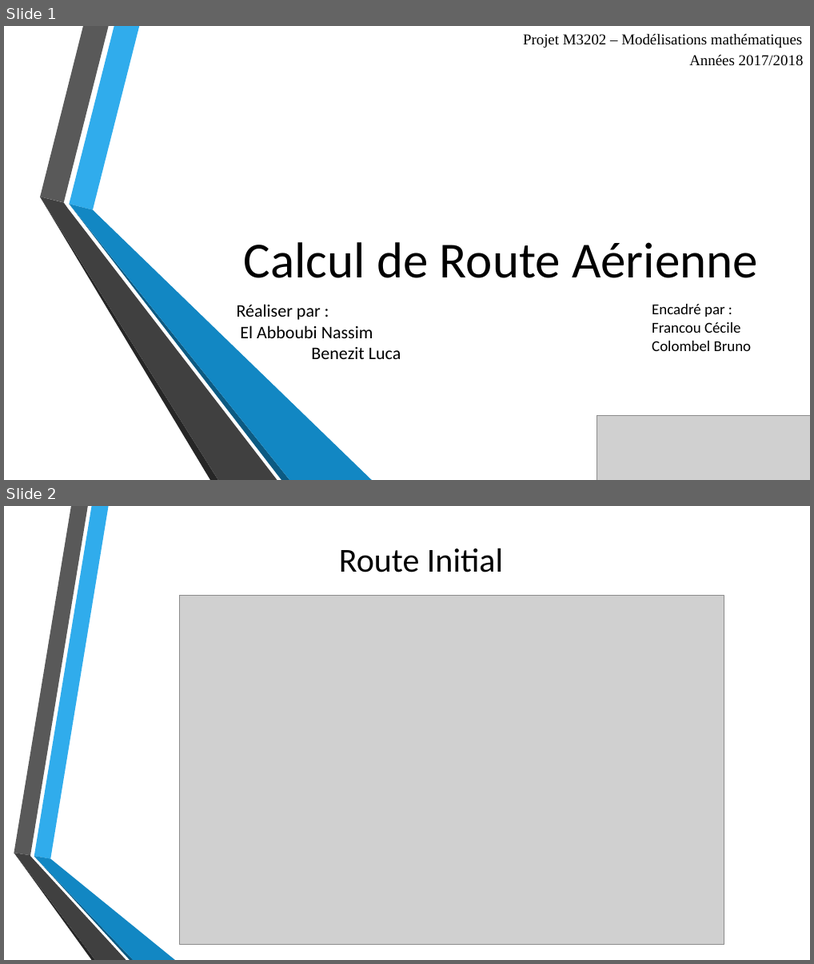
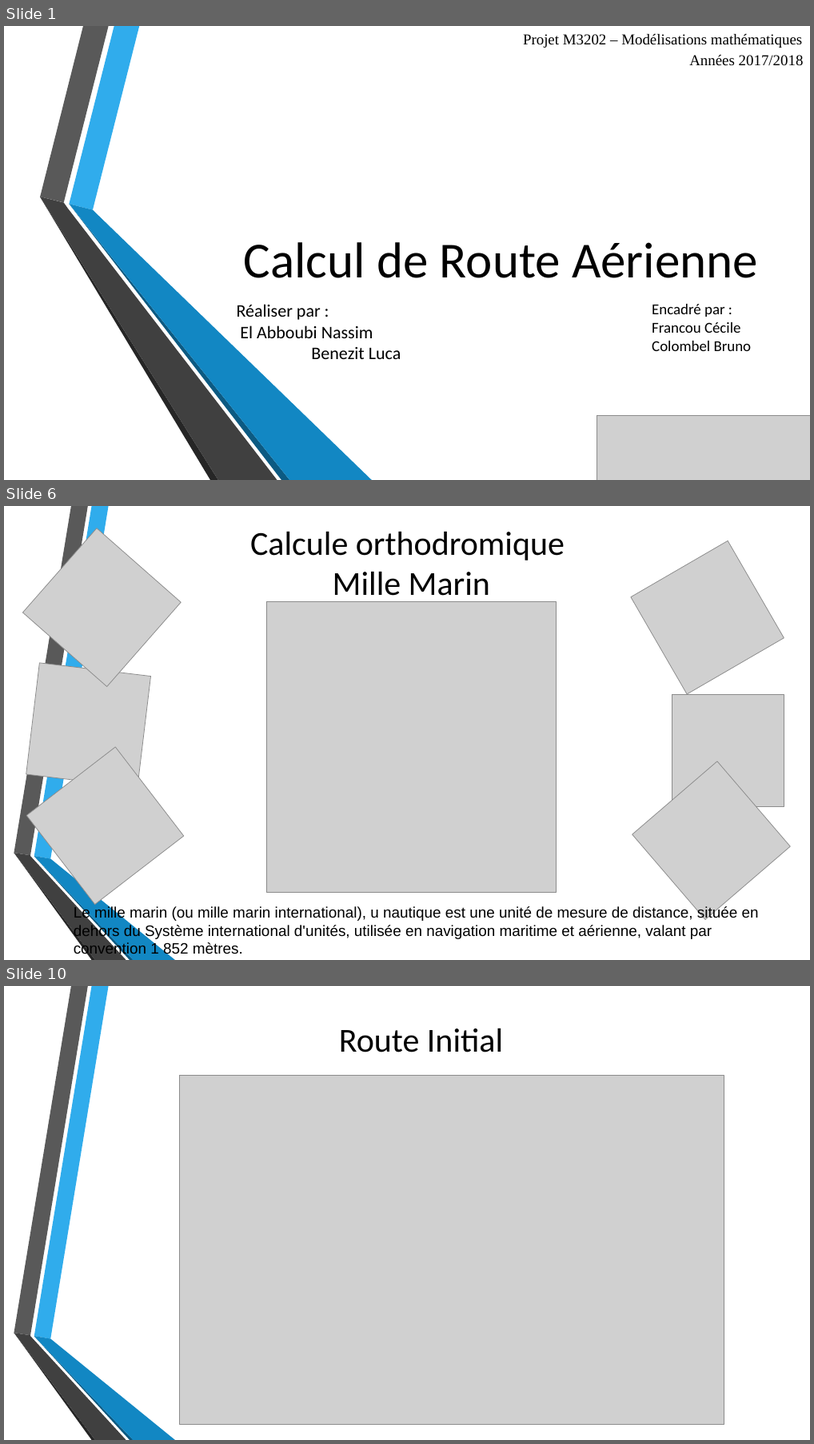
Before and after one commit to KingRid3r/RouteAerienne, a slide deck: CalculdeRouteAérienne.pptx. Shown one above the other, each under a label of ours: slides 1 and 2 before the commit, slides 1, 6 and 10 after it; the slides between them are not shown. The pictures are 814x964 and 814x1444 pixels, drawn with LibreOffice and Linux fonts; fonts in the diff are those of the drawing; grey boxes stand for pictures; background and template pictures are left out. Boxes give left, top, right and bottom in pixels: in the first picture for what was removed or moved away, otherwise in the second. Text is boxed around its words. In the diff, an @@ line names an element or a change of style, - is before the commit and + after.

```diff
--- a/CalculdeRouteAérienne.pptx
+++ b/CalculdeRouteAérienne.pptx
@@ slide 6 added at bbox=[4, 506, 810, 960], background #FFFFFF; not listed: 6 template elements that a slide beside it also shows @@
@@ picture added at bbox=[22, 528, 181, 686] @@
@@ title added at bbox=[250, 532, 565, 604], 40 pt, text #000000 @@
+Calcule orthodromique
+Mille Marin
@@ picture added at bbox=[631, 540, 784, 693] @@
@@ picture added at bbox=[266, 601, 557, 892] @@
@@ picture added at bbox=[26, 663, 150, 787] @@
@@ picture added at bbox=[673, 694, 784, 806] @@
@@ picture added at bbox=[27, 747, 184, 904] @@
@@ picture added at bbox=[633, 761, 790, 919] @@
@@ text added at bbox=[74, 905, 759, 957], 18 pt, text #000000 @@
+Le mille marin (ou mille marin international), u nautique est une unité de mesure de distance, située en dehors du Système international d'unités, utilisée en navigation maritime et aérienne, valant par convention 1 852 mètres.
@@ what was slide 2 is now slide 10 @@
```
Also in this commit, not shown: 7 other slides added.
